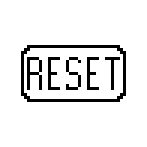
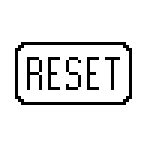
Layered file, before and after one edit (147x147). Changes by layer:
painted on "Layer 1" over (15, 42, 132, 105)
